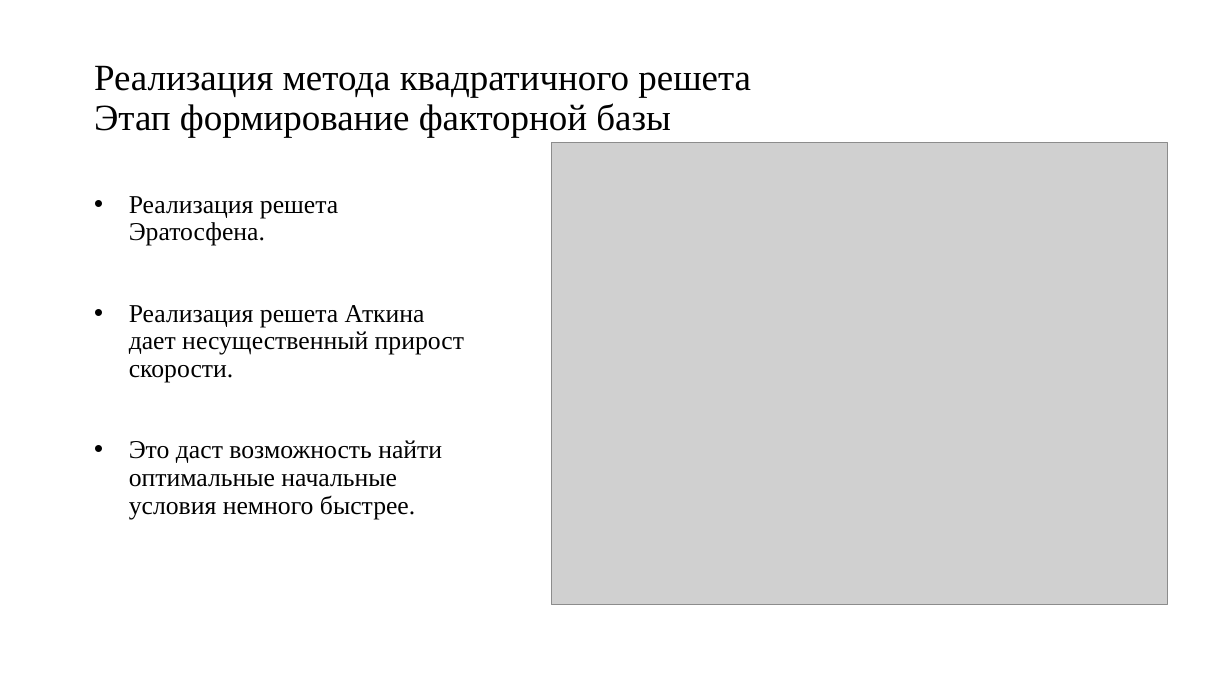
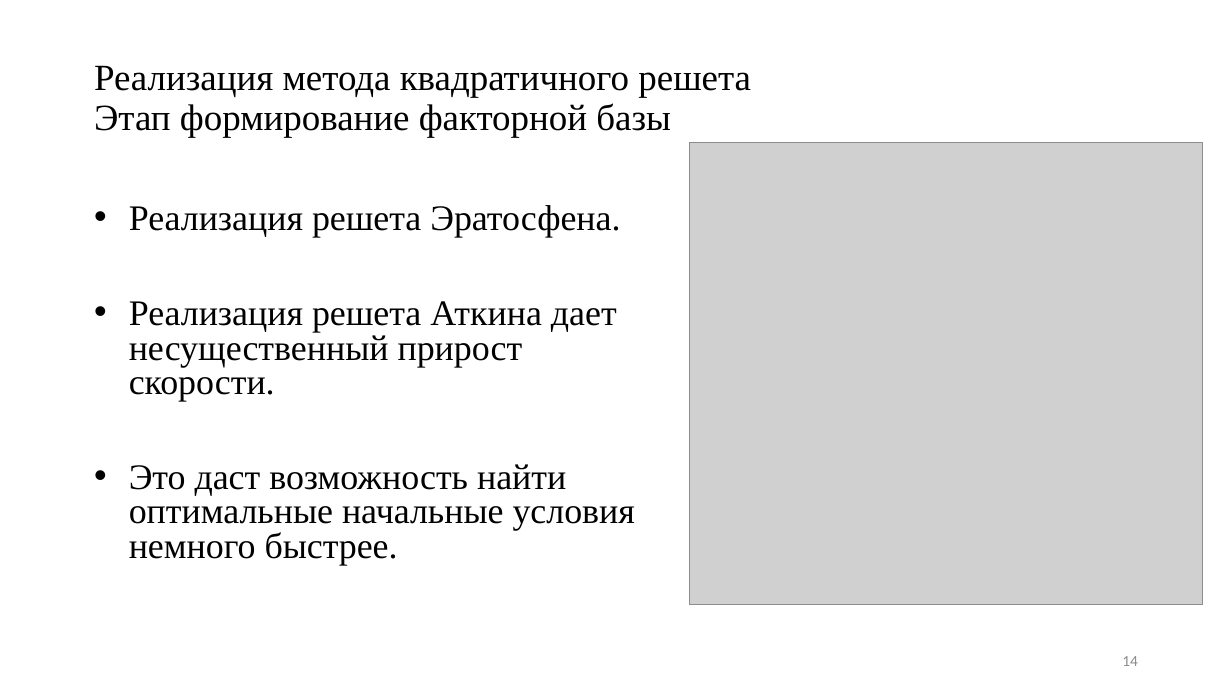
Before and after one commit to pagamov/VKR, a slide deck: slide 14 of Гамов Павел Диплом.pptx (slide 6 before the commit). Drawn at 1232x693 pixels with LibreOffice and Linux fonts; fonts in the diff are those of the drawing; grey boxes stand for pictures. Boxes give left, top, right and bottom in pixels: in the first picture for what was removed or moved away, otherwise in the second. Text is boxed around its words. In the diff, an @@ line names an element or a change of style, - is before the commit and + after.

```diff
--- a/Гамов Павел Диплом.pptx
+++ b/Гамов Павел Диплом.pptx
@@ text "Реализация решета Эратосфена." at [129, 205, 635, 565]: size 20 to 28 pt; line spacing 0.9 to 0.8 @@
@@ picture: place and size @@
-picture at [552, 143, 1168, 605]
+picture at [689, 143, 1203, 605]
@@ page number added at [1122, 656, 1138, 666], 12 pt, text #8C8C8C @@
+14
```
Also in this commit, not shown: 10 other slides changed, 10 slides added, 2 slides removed.
